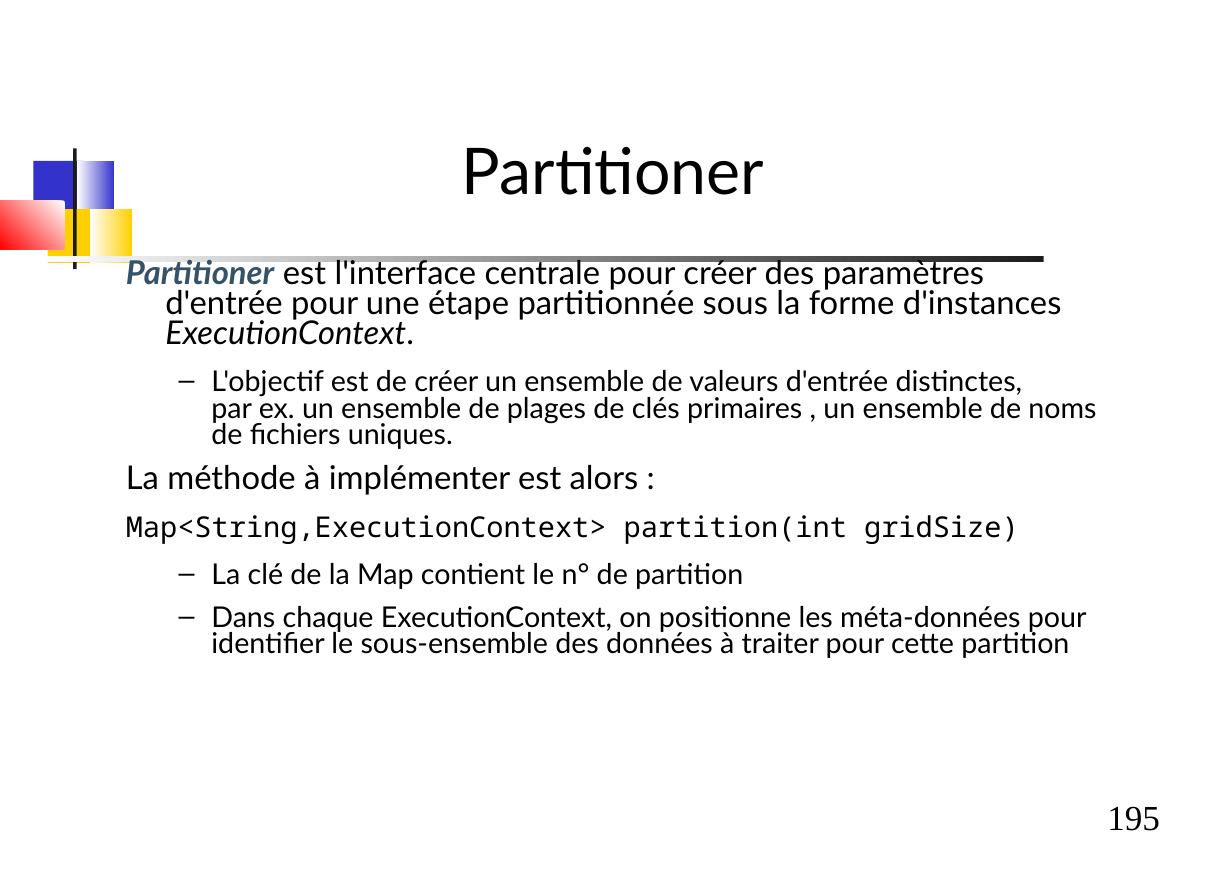
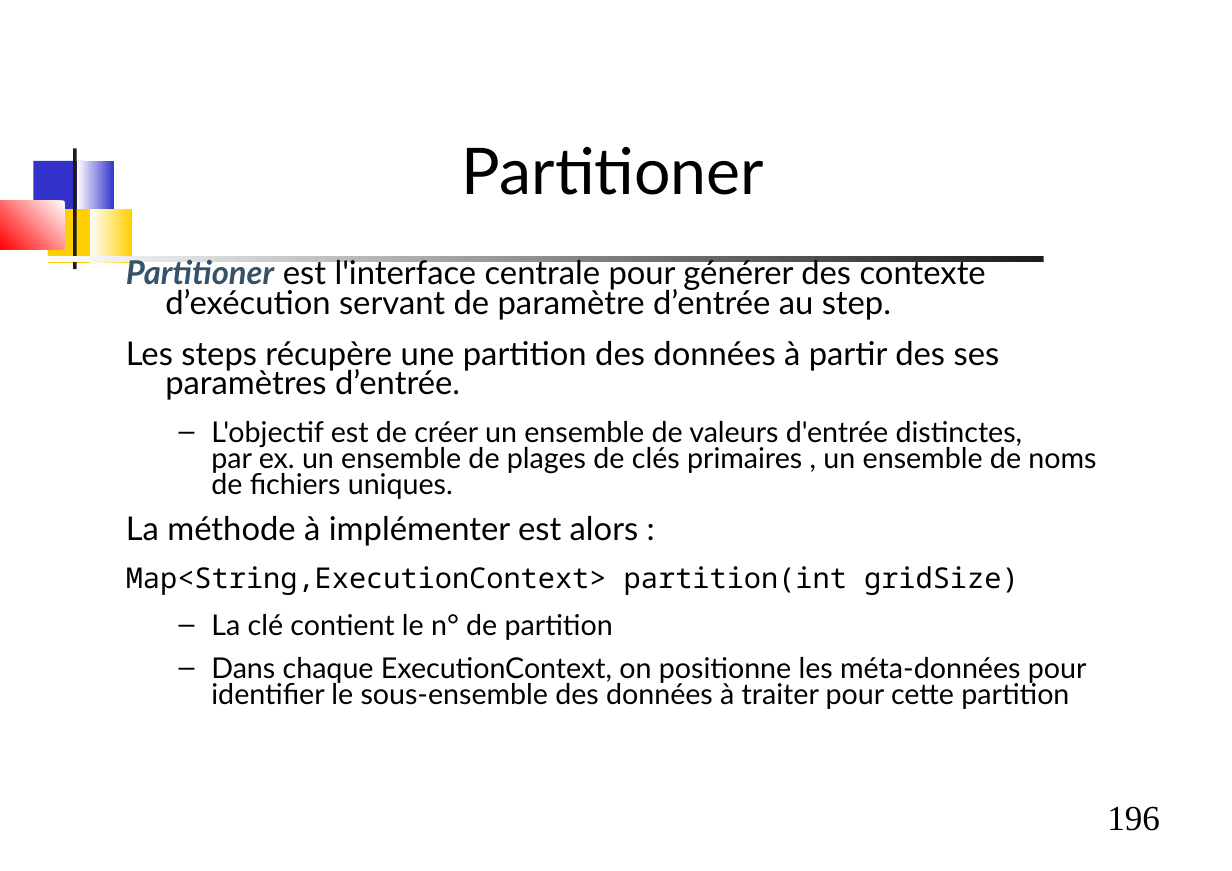
Before and after one commit to dthibau/springbatch, a slide deck: slide 196 of SpringBatch.odp (slide 195 before the commit). Drawn at 1232x871 pixels with LibreOffice and Linux fonts; fonts in the diff are those of the drawing. Boxes give left, top, right and bottom in pixels: in the first picture for what was removed or moved away, otherwise in the second. Text is boxed around its words. In the diff, an @@ line names an element or a change of style, - is before the commit and + after.

```diff
--- a/SpringBatch.odp
+++ b/SpringBatch.odp
@@ text at <box>126,255,1000,400</box>: text changed @@
-Partitioner est l'interface centrale pour créer des paramètres d'entrée pour une étape partitionnée sous la forme d'instances ExecutionContext.
+Partitioner est l'interface centrale pour générer des contexte d’exécution servant de paramètre d’entrée au step.
+Les steps récupère une partition des données à partir des ses paramètres d’entrée.
@@ text at <box>211,614,613,640</box>: text changed @@
-  – La clé de la Map contient le n° de partition
+  – La clé contient le n° de partition
@@ page number at <box>1107,806,1160,831</box>: text changed @@
-195
+196
```
Also in this commit, not shown: 21 other slides changed, 2 slides added, 4 slides removed, 9 other files.
